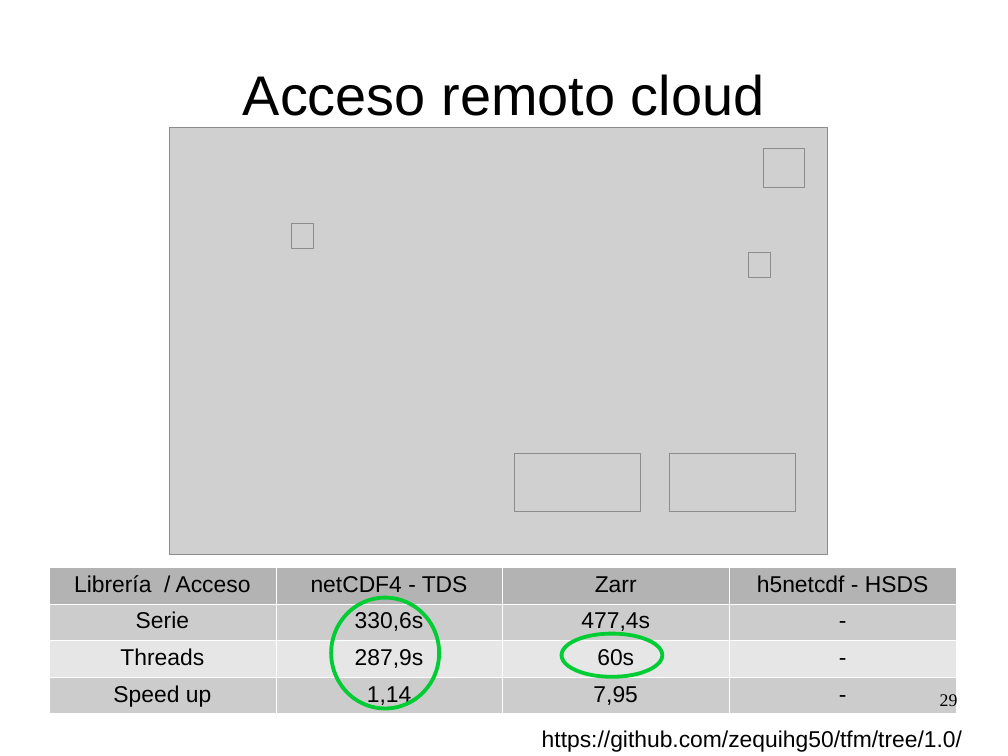
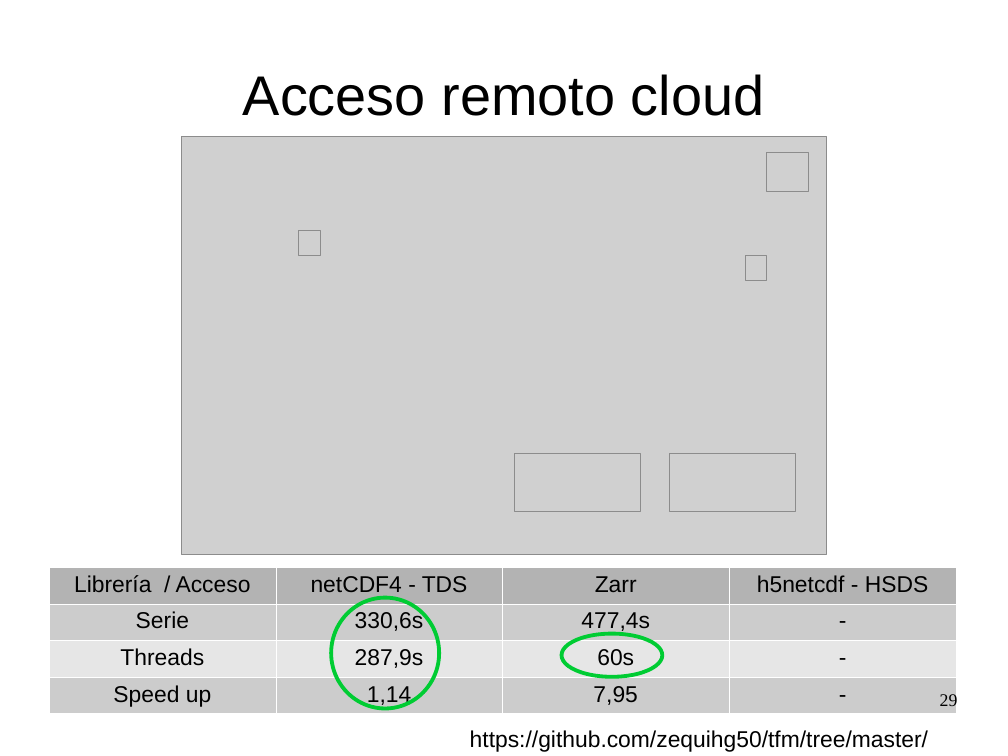
Before and after one commit to zequihg50/tfm, a slide deck: slide 29 of presentacion.odp. Drawn at 1008x756 pixels with LibreOffice and Linux fonts; fonts in the diff are those of the drawing; grey boxes stand for pictures. Boxes give left, top, right and bottom in pixels: in the first picture for what was removed or moved away, otherwise in the second. Text is boxed around its words. In the diff, an @@ line names an element or a change of style, - is before the commit and + after.

```diff
--- a/presentacion.odp
+++ b/presentacion.odp
@@ picture: place and size @@
-picture at [169, 128, 828, 555]
+picture at [181, 136, 827, 554]
@@ picture: place and size @@
-picture at [764, 148, 806, 188]
+picture at [767, 152, 810, 191]
@@ picture: place and size @@
-picture at [292, 223, 314, 249]
+picture at [299, 231, 321, 256]
@@ picture: place and size @@
-picture at [749, 252, 771, 277]
+picture at [745, 256, 767, 281]
@@ text at [470, 730, 928, 752]: text changed @@
-https://github.com/zequihg50/tfm/tree/1.0/hpc
+https://github.com/zequihg50/tfm/tree/master/remote
```
Also in this commit, not shown: 3 other slides changed, 1 other file.
